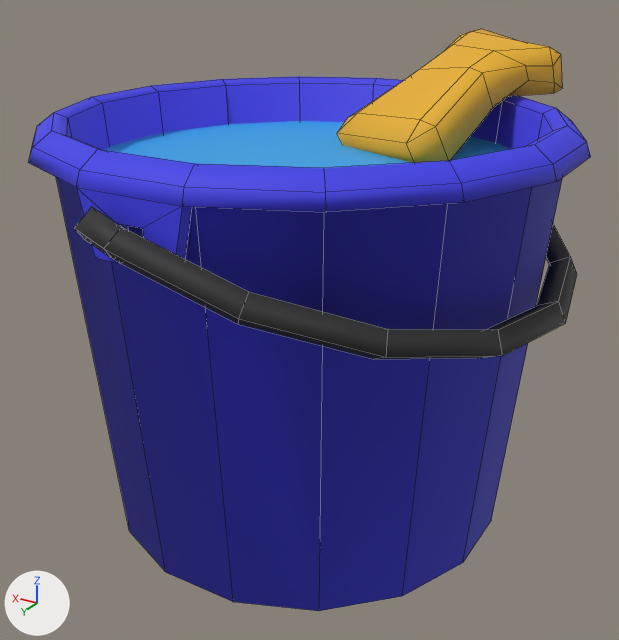
Two versions of the FBX model Dirt/AssetBundle/Assets/Models/Bucket.fbx, one commit apart.
Camera for both pictures: a 50 mm camera at (-2.06, 3.43, 1.69) aimed at (-0.03, 0.04, 0.0). The axes (+X, +Y, +Z) are drawn at lower left. The lights are the same throughout. Mesh edges are drawn as thin lines. Objects named as collision shapes, trigger or cutter boxes, shadow casters or lower levels of detail are left out. Where no turn or scale is listed for an object, it has been applied to the vertices.

In view in the first picture: 'Bucket', 'Handle', 'Sponge', 'Water'.
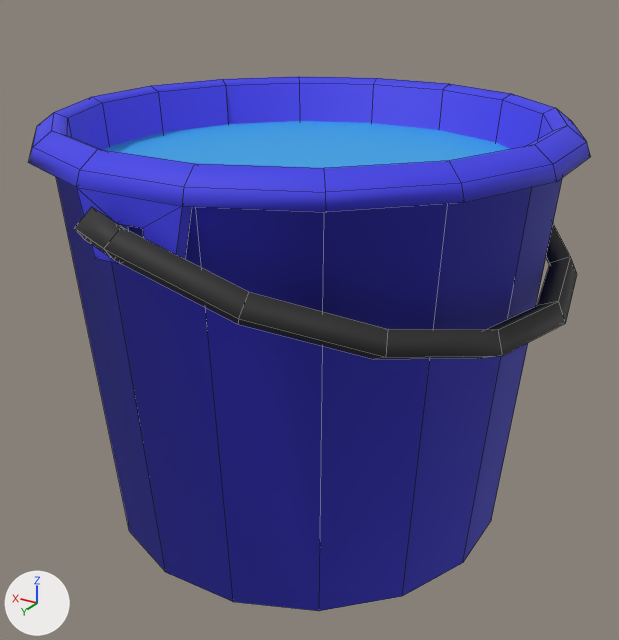
The newer file is also rescaled (x0.126) as a whole; pictures and numbers use the older file's frame.

Boxes (x1, y1, x2, y2) around the edits, measured in the pictures (619 x 640 px):
'Sponge', mesh moved (not visible afterwards): before (337, 29, 563, 163)

The change, as a diff of the scene's bpy script:
```diff
--- a/Dirt/AssetBundle/Assets/Models/Bucket.fbx.py
+++ b/Dirt/AssetBundle/Assets/Models/Bucket.fbx.py
@@ me_spongemesh @@
 me_spongemesh.from_pydata(...)  # 40 vertices, 42 faces; spans x -0.454..0.448, y -0.622..0.606, z -0.37..0.26
 # used by ob_sponge; location = (-0.372, -0.798, 1.042)
+# me_spongemesh part 1: the whole mesh is moved by (0.406, 0.826, -1.033)
 me_spongemesh.materials.append(mat_spongematerial)
```
